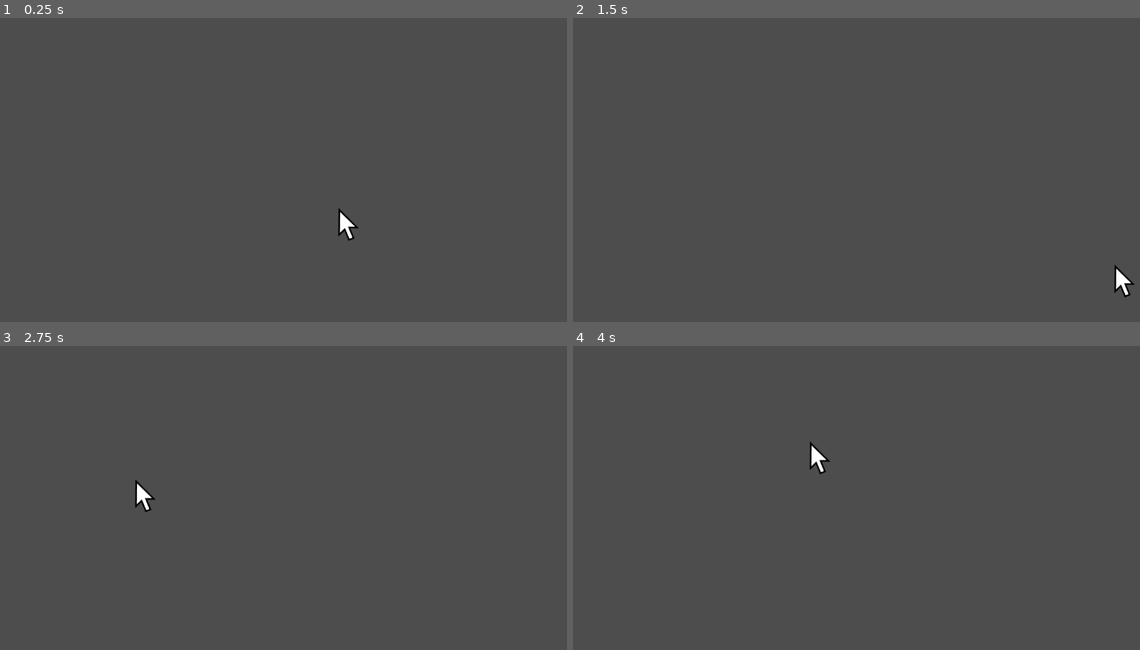
Above: before the commit, frames 1-4 (two rows, left to right).
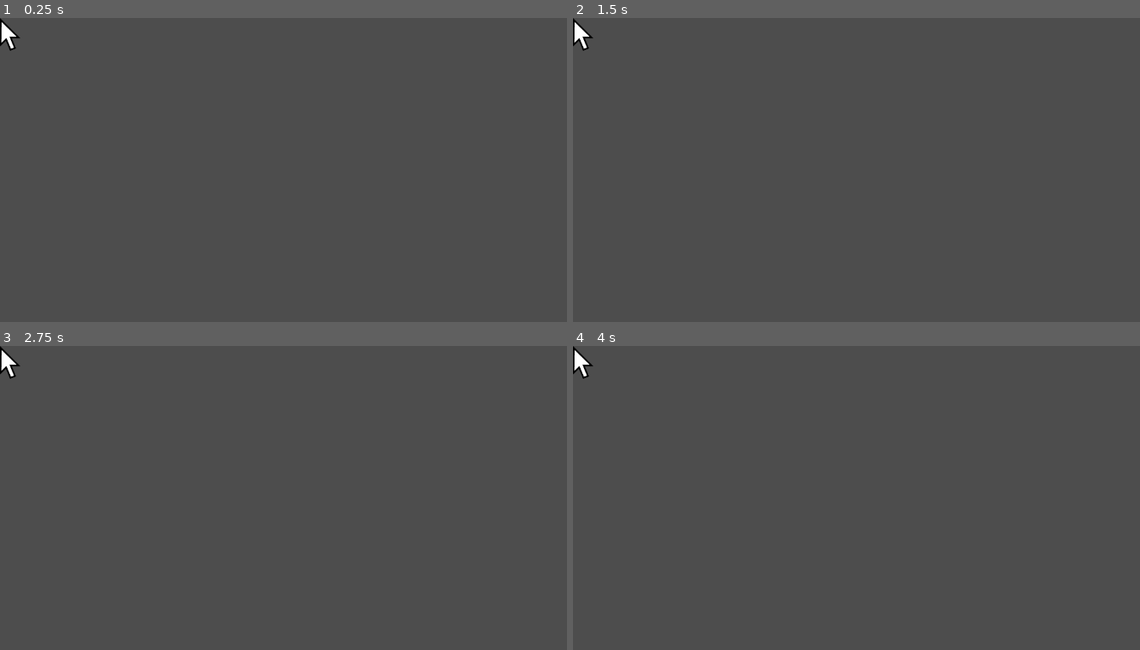
Above: after the commit, the same moments.

Repository: phrasmotica/othello
Game: Godot game, scene res://scenes/mouse_cursor.tscn
The game is run twice, just before and just after one commit, with the same random seed, the same clock (stepped at 60 frames per second) and the same inputs. This scene is started directly instead of the project's main scene.
Inputs (mouse positions are in pixels of both pictures, inside the frame that each line leads up to):
- Up to frame 1 (0.25 s): no input
- Up to frame 2 (1.5 s): tap Enter at 0.5 s; move the mouse to (879, 285) at 0.52 s; click (879, 285) at 0.67 s; tap Space at 1.25 s; move the mouse to (1117, 264) at 1.27 s; click (1117, 264) at 1.42 s
- Up to frame 3 (2.75 s): tap Enter at 2 s; move the mouse to (136, 479) at 2.02 s; click (136, 479) at 2.17 s
- Up to frame 4 (4 s): tap Space at 2.75 s; move the mouse to (947, 534) at 2.77 s; click (947, 534) at 2.92 s; tap Enter at 3.5 s; move the mouse to (811, 440) at 3.52 s; click (811, 440) at 3.67 s

The runs differ from the first frame. In frame 1, 0.4% of the frame differs, in the area x 0-64%, y 0-74%; in frame 2, 0.4%; in frame 3, 0.4%; in frame 4, 0.4%.

Commit message:
Use pointing mouse cursor when hovering over a placeable cell

Diff:
--- a/scripts/3d/mouse_ray_cast.gd
+++ b/scripts/3d/mouse_ray_cast.gd
@@ -40,12 +40,19 @@
 
 			if board:
 				if _board_is_busy or cell.cannot_place:
+					MouseCursor.set_default()
+
 					board.highlight_cell(-1)
 					_hovered_cell = null
 				else:
+					MouseCursor.set_pointing()
+
 					board.highlight_cell(cell.index)
-	elif board:
-		board.highlight_cell(-1)
+	else:
+		MouseCursor.set_default()
+
+		if board:
+			board.highlight_cell(-1)
 
 func _unhandled_input(event: InputEvent) -> void:
 	if event is InputEventMouseButton:
@@ -54,6 +61,8 @@
 				print("Left button was clicked at ", event.position)
 
 				if _hovered_cell and not _hovered_cell.cannot_place and board:
+					MouseCursor.set_default()
+
 					board.play_at(_hovered_cell)
 
 func _get_hovered_cell() -> BoardCell3D:
--- a/scripts/mouse_cursor.gd
+++ b/scripts/mouse_cursor.gd
@@ -1,13 +1,17 @@
 extends Node2D
 
 @onready
-var arrow_image: CompressedTexture2D = load("res://assets/images/arrow-cursor.png")
+var arrow_image: CompressedTexture2D = load("res://assets/images/arrow-cursor-small.png")
 
 @onready
-var click_image: CompressedTexture2D = load("res://assets/images/click.png")
+var click_image: CompressedTexture2D = load("res://assets/images/click-cursor.png")
 
 func _ready() -> void:
-	Input.mouse_mode = Input.MOUSE_MODE_HIDDEN
+	Input.set_custom_mouse_cursor(arrow_image, Input.CURSOR_ARROW)
+	Input.set_custom_mouse_cursor(click_image, Input.CURSOR_POINTING_HAND)
 
-func _process(_delta: float) -> void:
-	position = get_viewport().get_mouse_position()
+func set_pointing() -> void:
+	Input.set_default_cursor_shape(Input.CURSOR_POINTING_HAND)
+
+func set_default() -> void:
+	Input.set_default_cursor_shape(Input.CURSOR_ARROW)
Binary file added: assets/images/arrow-cursor-small.png
Not shown, added: assets/images/arrow-cursor-small.png.import
Binary file added: assets/images/click-cursor.png
Not shown, added: assets/images/click-cursor.png.import
